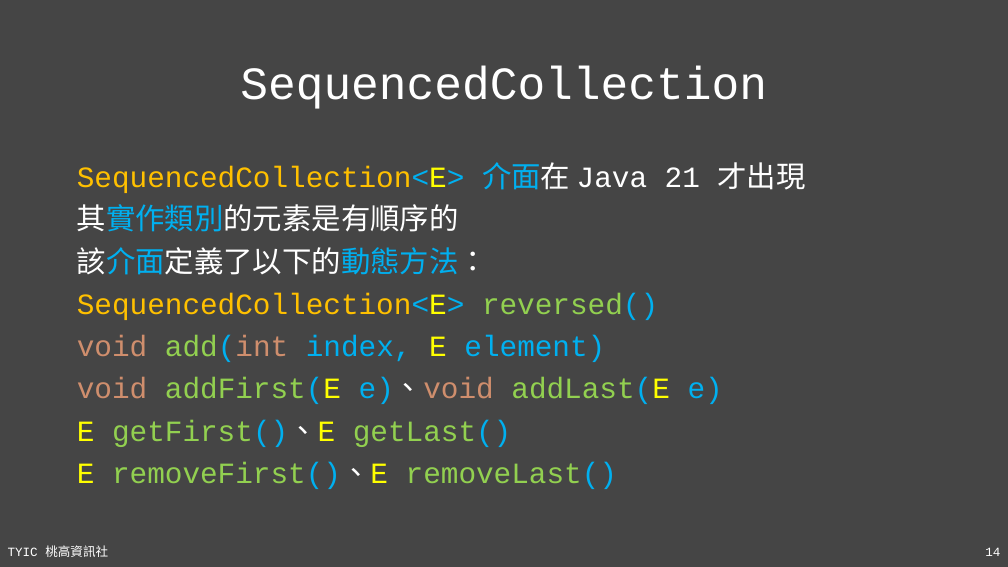
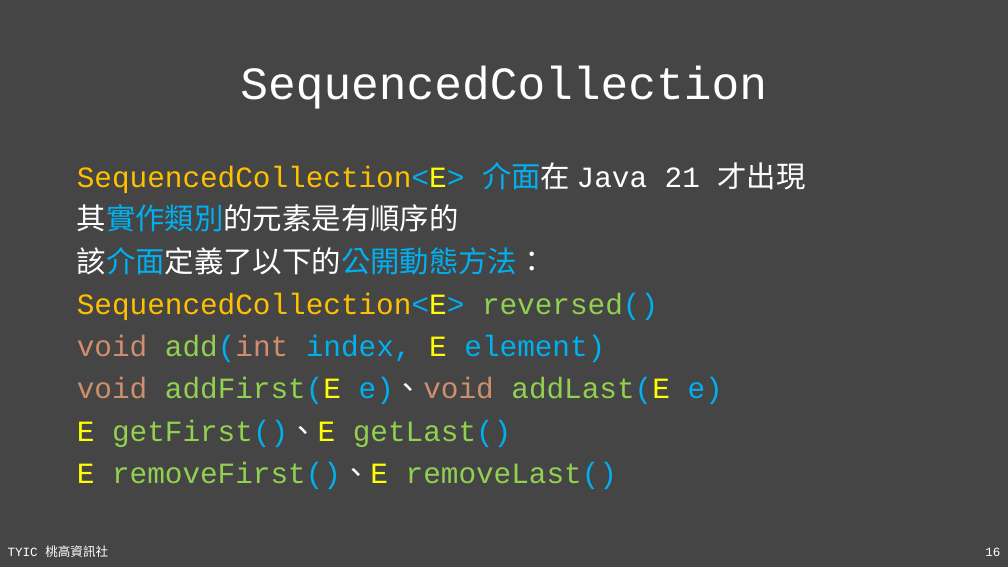
Before and after one commit to TYSHIC/slides, a slide deck: slide 16 of ppt/14_工具類別(2).pptx (slide 14 before the commit). Drawn at 1008x567 pixels with LibreOffice and Linux fonts; fonts in the diff are those of the drawing. Boxes give left, top, right and bottom in pixels: in the first picture for what was removed or moved away, otherwise in the second. Text is boxed around its words. In the diff, an @@ line names an element or a change of style, - is before the commit and + after.

```diff
--- a/ppt/14_工具類別(2).pptx
+++ b/ppt/14_工具類別(2).pptx
@@ text at (77, 247, 547, 275): text changed @@
-該介面定義了以下的動態方法：
+該介面定義了以下的公開動態方法：
@@ page number at (985, 547, 1000, 556): text changed @@
-14
+16
```
Also in this commit, not shown: 9 other slides changed, 7 slides added, 9 other files.
